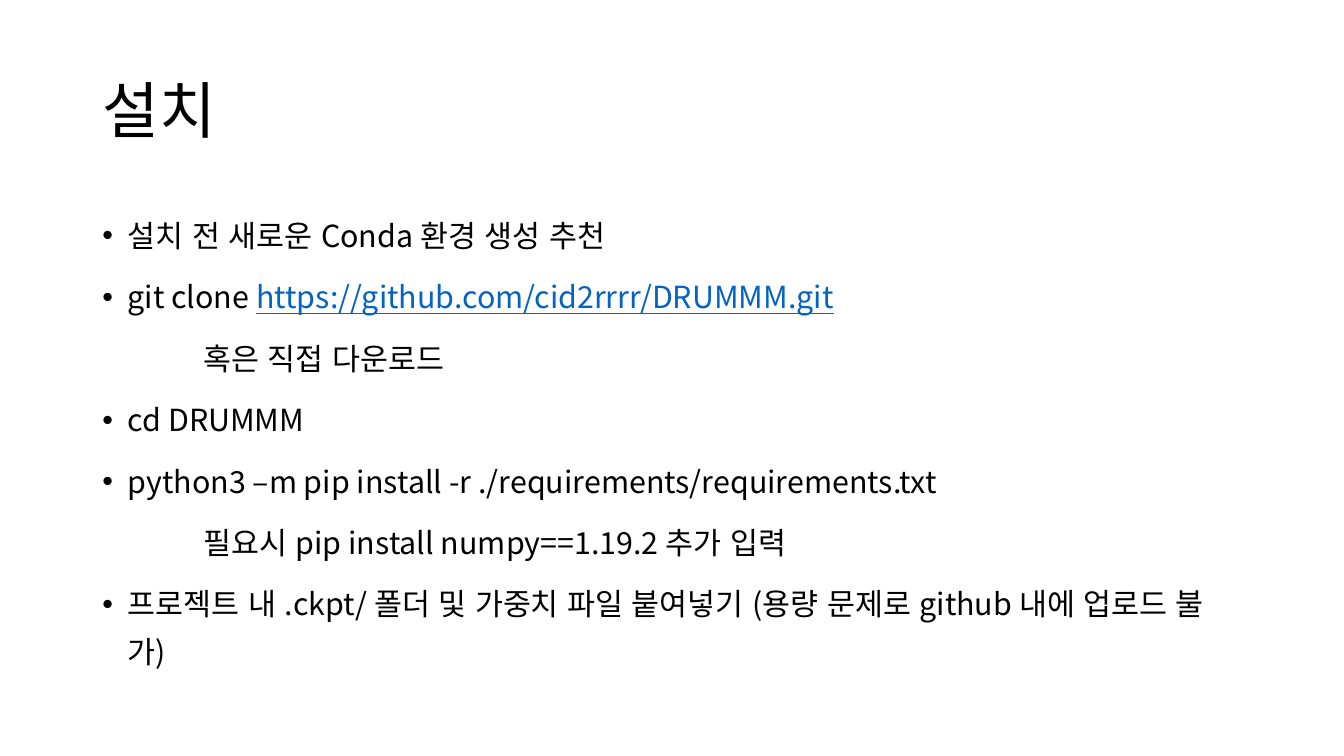
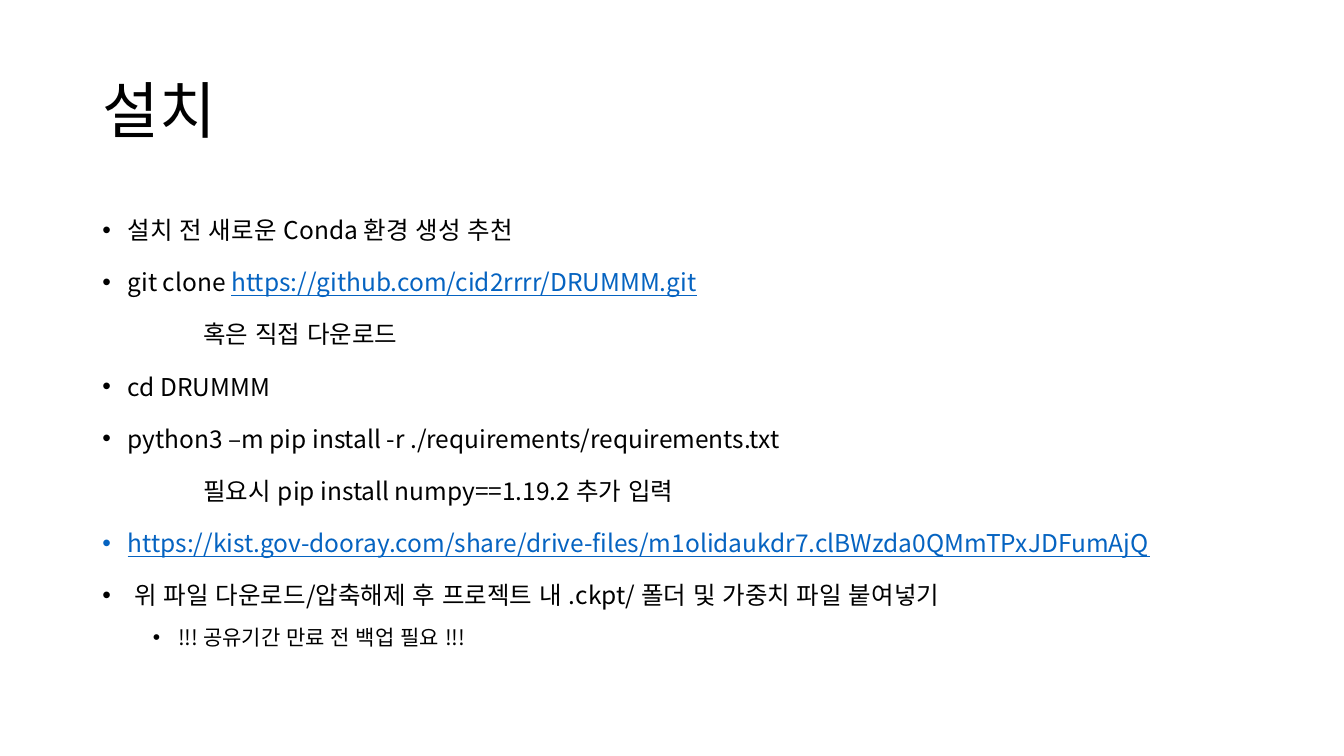
Before and after one commit to cid2rrrr/DRUMMM, a slide deck: slide 2 of 청음지능 인수인계.pptx. Drawn at 1344x756 pixels with LibreOffice and Linux fonts; fonts in the diff are those of the drawing. Boxes give left, top, right and bottom in pixels: in the first picture for what was removed or moved away, otherwise in the second. Text is boxed around its words. In the diff, an @@ line names an element or a change of style, - is before the commit and + after.

```diff
--- a/청음지능 인수인계.pptx
+++ b/청음지능 인수인계.pptx
@@ text at (x1=128, y1=218, x2=779, y2=506): size 21.7 to 17.5 pt in "설치 전 새로운 Conda 환경 생성 추천", "git clone https://github.com/cid2rrrr/DRUMMM.git", "혹은 직접 다운로드", "cd DRUMMM" and 2 more places @@
@@ text at (x1=128, y1=532, x2=1149, y2=647): text changed; size 21.7 to 17.5 pt; text colour #000000 to #0563C1 @@
-• 프로젝트 내 .ckpt/ 폴더 및 가중치 파일 붙여넣기 (용량 문제로 github 내에 업로드 불가)
+• https://kist.gov-dooray.com/share/drive-files/m1olidaukdr7.clBWzda0QMmTPxJDFumAjQ
+• 위 파일 다운로드/압축해제 후 프로젝트 내 .ckpt/ 폴더 및 가중치 파일 붙여넣기
+  • !!! 공유기간 만료 전 백업 필요 !!!
```
